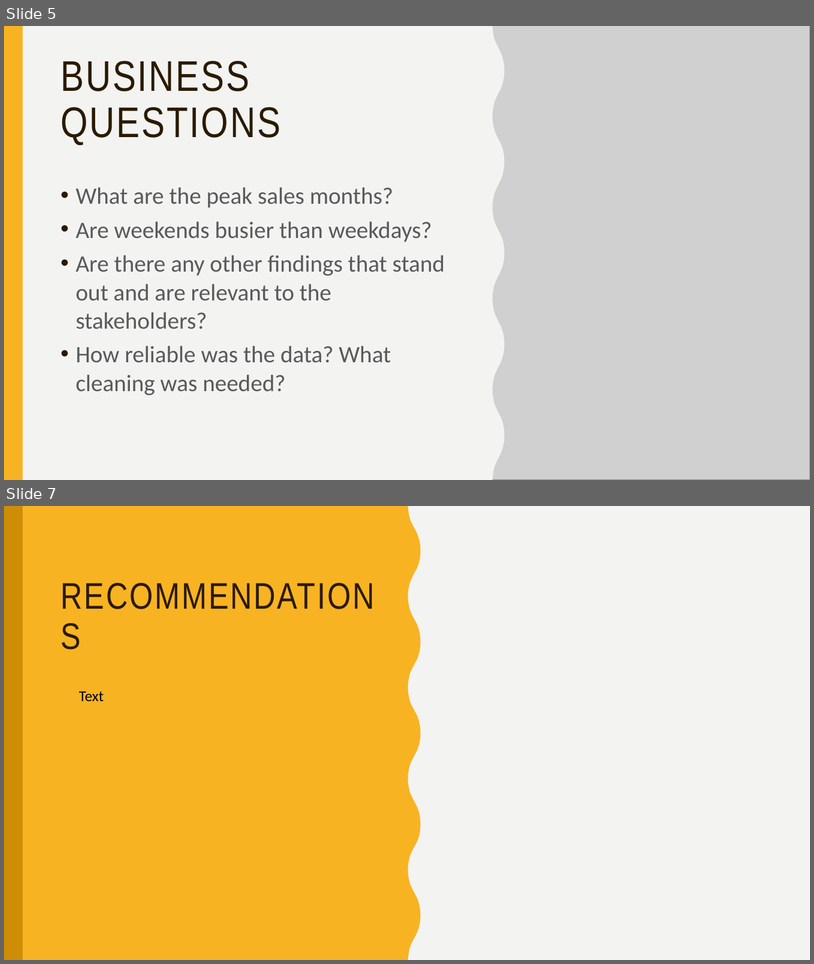
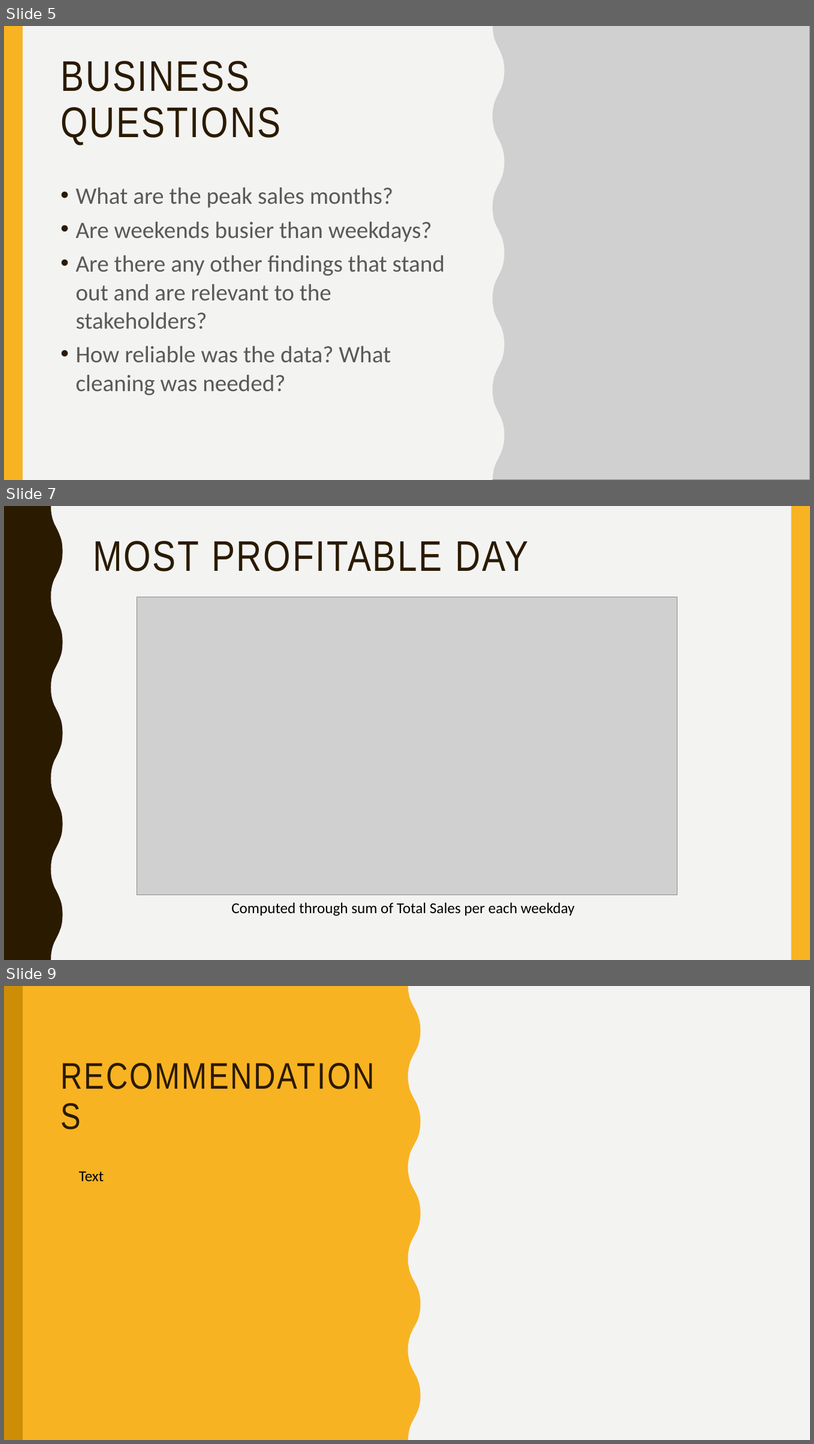
Before and after one commit to ro-the-creator/M1-Project--Cafe-Sales, a slide deck: Slides/m1-presentation.pptx. Shown one above the other, each under a label of ours: slides 5 and 7 before the commit, slides 5, 7 and 9 after it; the slides between them are not shown. The pictures are 814x964 and 814x1444 pixels, drawn with LibreOffice and Linux fonts; fonts in the diff are those of the drawing; grey boxes stand for pictures. Boxes give left, top, right and bottom in pixels: in the first picture for what was removed or moved away, otherwise in the second. Text is boxed around its words. In the diff, an @@ line names an element or a change of style, - is before the commit and + after.

```diff
--- a/Slides/m1-presentation.pptx
+++ b/Slides/m1-presentation.pptx
@@ slide 7 added at [4,506,810,960], background #F3F3F2; not listed: 2 template elements that a slide beside it also shows @@
@@ title added at [93,541,529,571], 51 pt, text #2A1A00 @@
+MOST PROFITABLE DAY
@@ picture added at [137,597,677,895] @@
@@ text added at [231,902,575,916], 18 pt, text #000000 @@
+Computed through sum of Total Sales per each weekday
@@ what was slide 7 is now slide 9 @@
```
Also in this commit, not shown: 2 slides changed, 1 other slide added, 3 other files.
